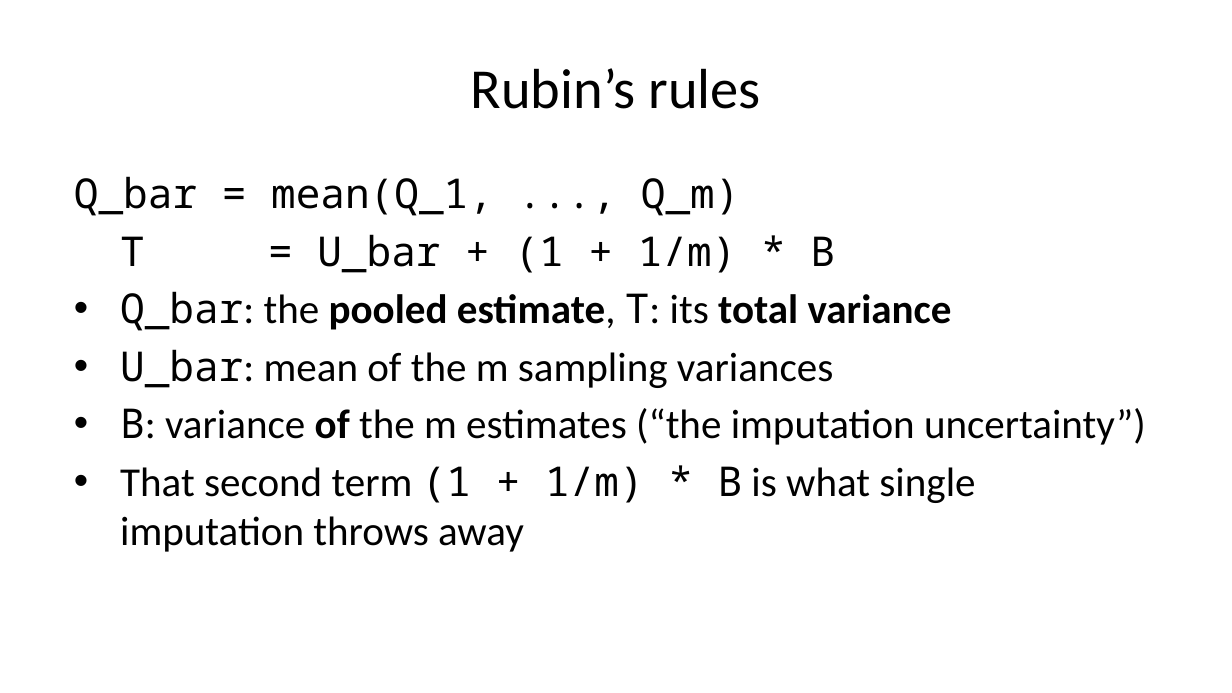
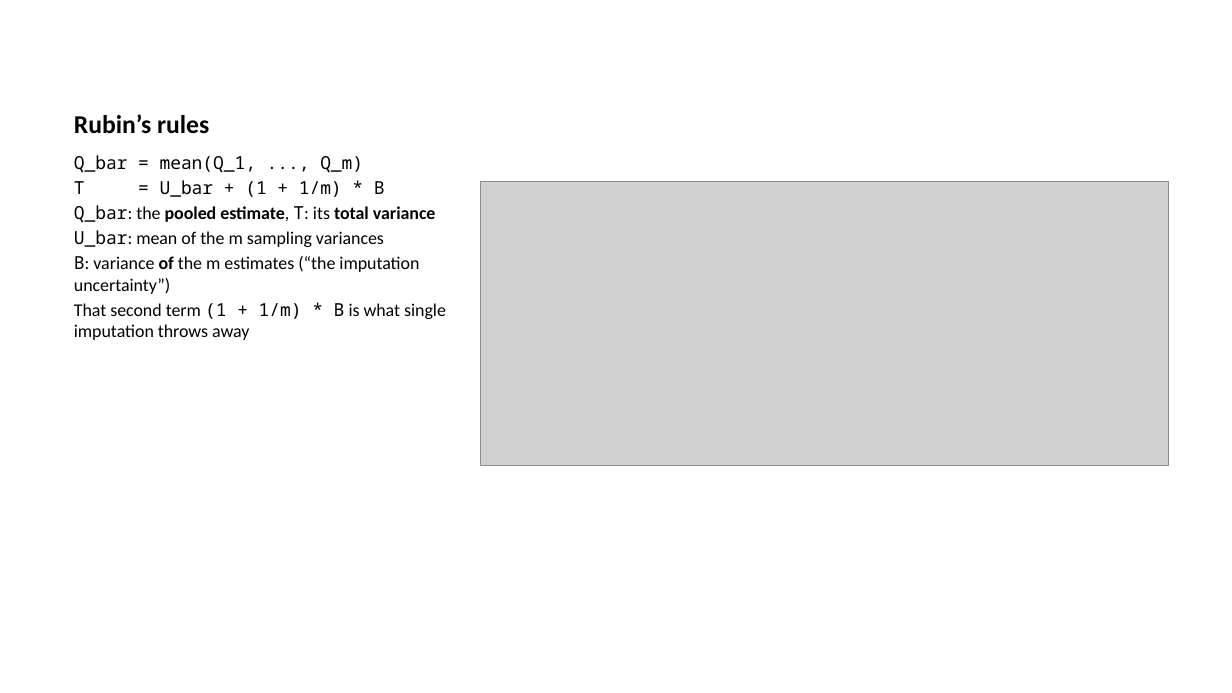
Before and after one commit to pauldubois98/AdcancedTopicsDataScience2026, a slide deck: slide 52 of Course02/slides.pptx (slide 35 before the commit). Drawn at 1232x693 pixels with LibreOffice and Linux fonts; fonts in the diff are those of the drawing; grey boxes stand for pictures. Boxes give left, top, right and bottom in pixels: in the first picture for what was removed or moved away, otherwise in the second. Text is boxed around its words. In the diff, an @@ line names an element or a change of style, - is before the commit and + after.

```diff
--- a/Course02/slides.pptx
+++ b/Course02/slides.pptx
@@ title "Rubin’s rules" at bbox=[74, 114, 209, 134]: size 33 to 15 pt, bold on; alignment centre to left; vertical alignment middle to bottom @@
@@ text "Q_bar = mean(Q_1, ..., Q_m) ...": place and size @@
-text "Q_bar = mean(Q_1, ..., Q_m) ..." at bbox=[74, 176, 1146, 552]
+text "Q_bar = mean(Q_1, ..., Q_m) ..." at bbox=[74, 155, 446, 340]
@@ text "Q_bar = mean(Q_1, ..., Q_m) ..." at bbox=[74, 155, 446, 340]: size 24 to 10.5 pt; indent changed; less space between paragraphs; bullet • to none @@
@@ picture added at bbox=[480, 181, 1168, 466] @@
```
Also in this commit, not shown: 1 other slide changed, 17 slides added, 20 other files.
